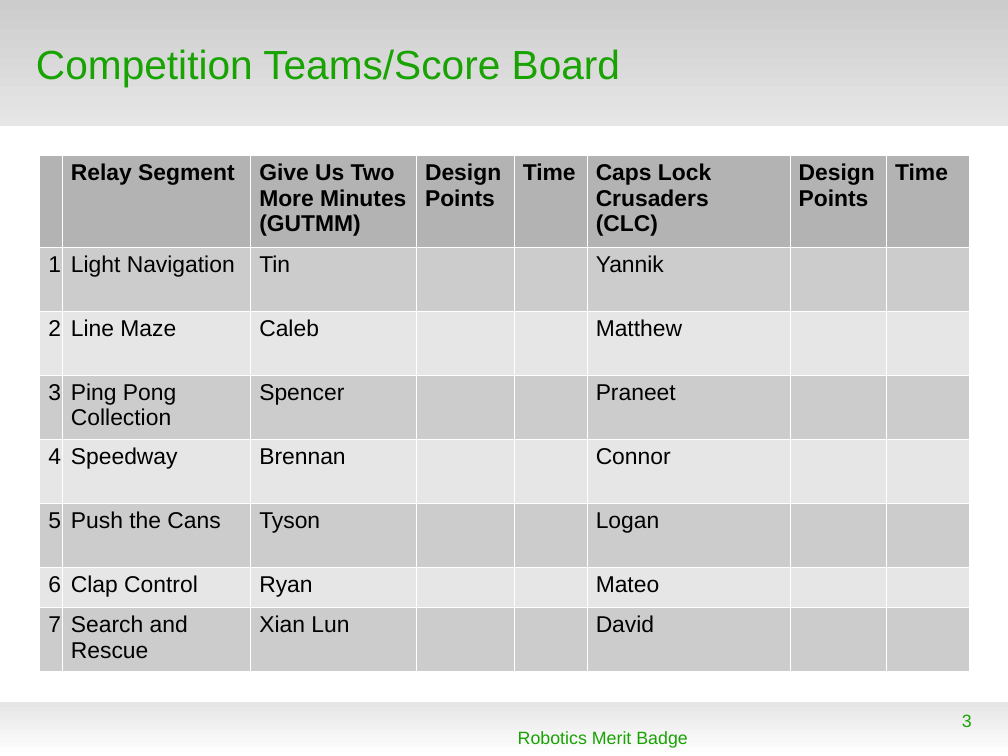
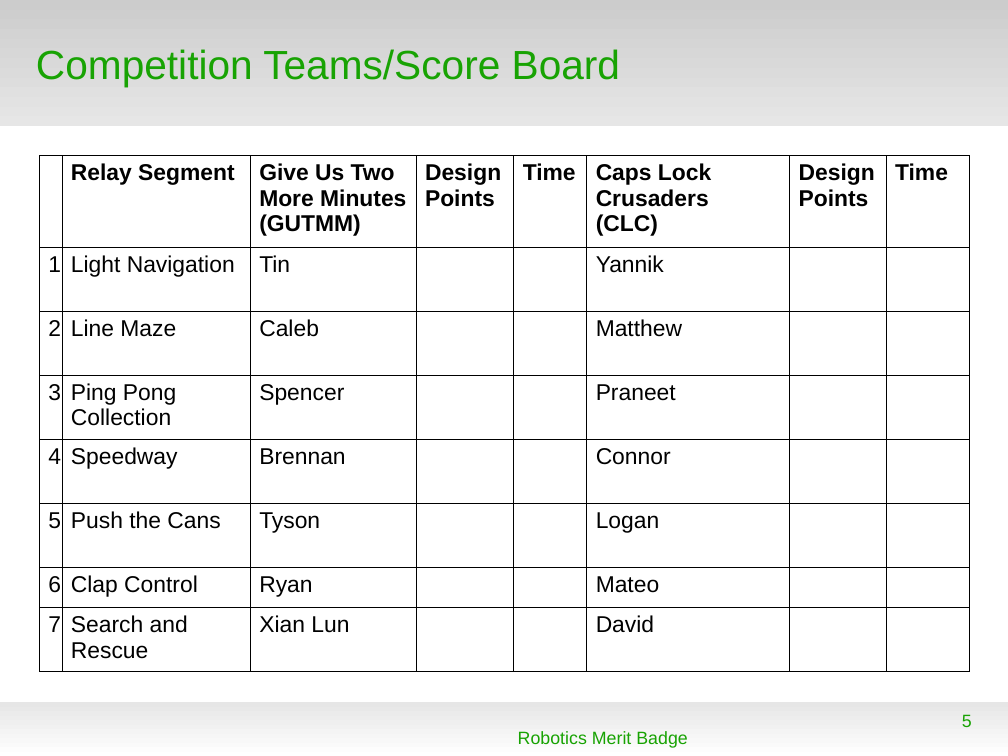
Before and after one commit to mcli/RoboticsMB, a slide deck: slide 5 of doc/2016Competition.odp (slide 3 before the commit). Drawn at 1008x756 pixels with LibreOffice and Linux fonts; fonts in the diff are those of the drawing; background and template pictures are left out. Boxes give left, top, right and bottom in pixels: in the first picture for what was removed or moved away, otherwise in the second. Text is boxed around its words. In the diff, an @@ line names an element or a change of style, - is before the commit and + after.

Commit message:
Add Score sheet, spreadsheet

```diff
--- a/doc/2016Competition.odp
+++ b/doc/2016Competition.odp
@@ table at [39, 155, 970, 663] @@
@@ fill #B3B3B3 to none in 7 cells @@
@@ fill #CCCCCC to none in 16 cells @@
@@ fill #E6E6E6 to none in 12 cells @@
@@ borders changed @@
@@ page number at [962, 714, 972, 727]: text changed @@
-3
+5
```
Also in this commit, not shown: 4 other slides changed, 1 slide added, 2 other files.
